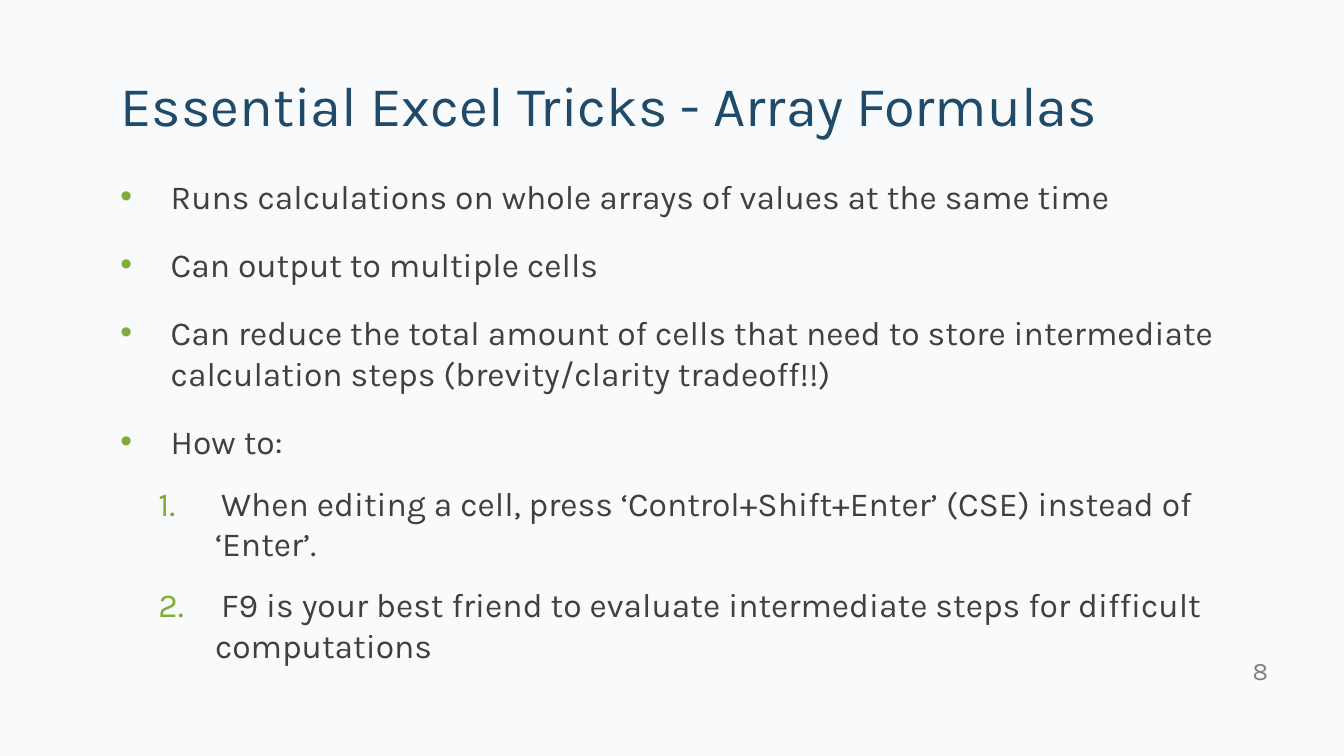
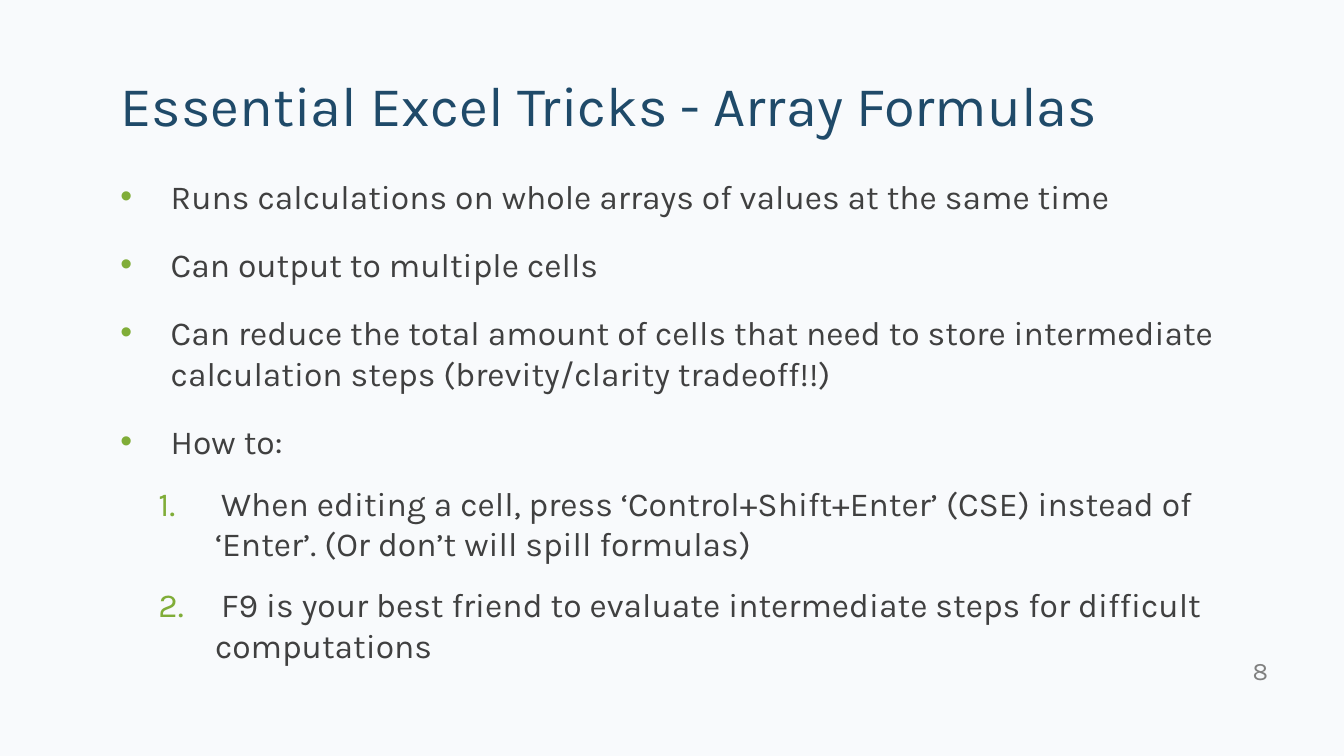
Before and after one commit to kpfairchild/ExcelSimulator, a slide deck: slide 8 of Excel Simulator Tips and Tricks.pptx. Drawn at 1344x756 pixels with LibreOffice and Linux fonts; fonts in the diff are those of the drawing. Boxes give left, top, right and bottom in pixels: in the first picture for what was removed or moved away, otherwise in the second. Text is boxed around its words. In the diff, an @@ line names an element or a change of style, - is before the commit and + after.

```diff
--- a/Excel Simulator Tips and Tricks.pptx
+++ b/Excel Simulator Tips and Tricks.pptx
@@ text at box(215, 491, 1192, 564): text changed @@
-  1. When editing a cell, press ‘Control+Shift+Enter’ (CSE) instead of ‘Enter’.
+  1. When editing a cell, press ‘Control+Shift+Enter’ (CSE) instead of ‘Enter’. (Or don’t will spill formulas)
```
Also in this commit, not shown: 5 other slides changed, 4 other files.
